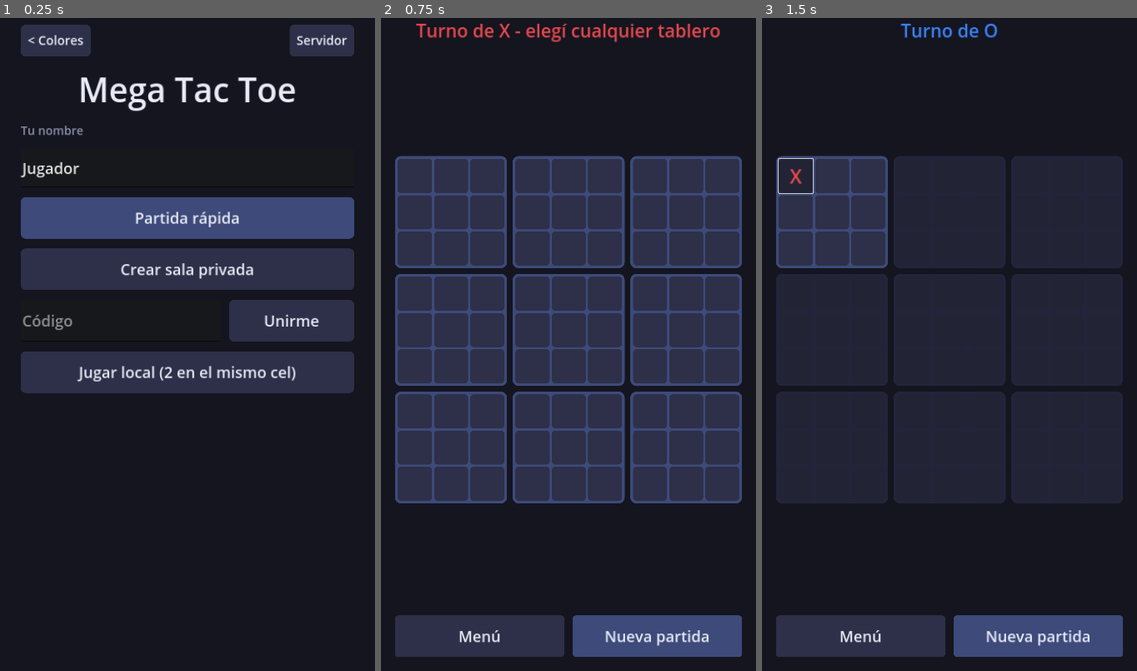
Above: before the commit, frames 1-3 (left to right).
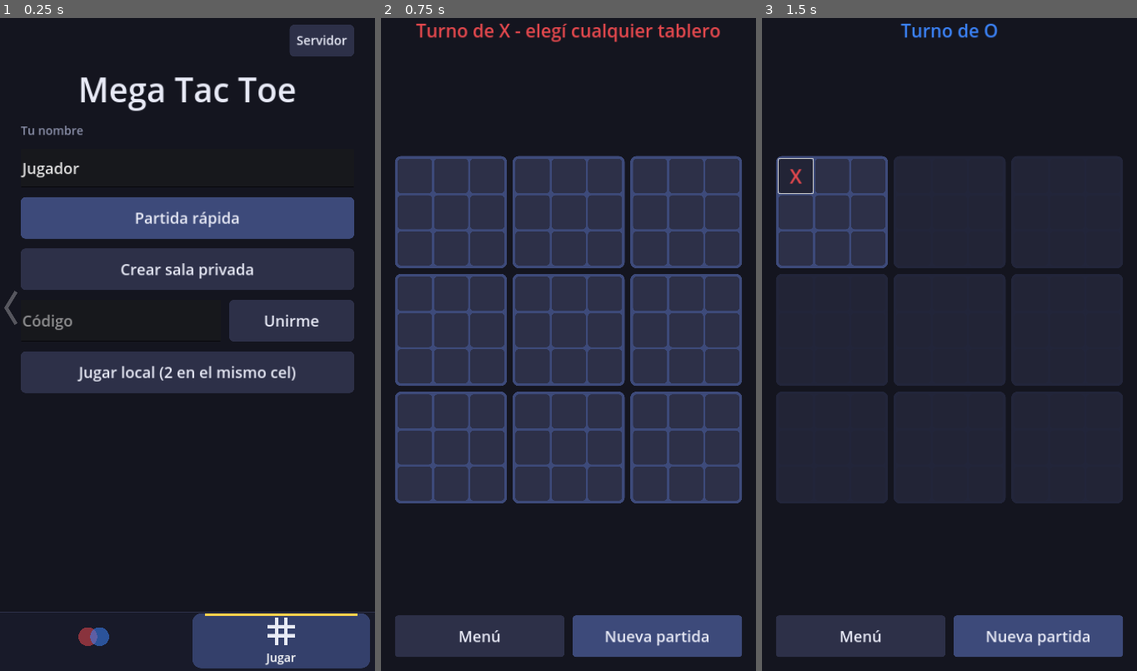
Above: after the commit, the same moments.

Repository: Danny-Carvajal/mega-tac-toe
Game: Godot game, scene res://scenes/main.tscn
Same seed, same stepped clock (60 frames per second), same inputs: the game is played once before the commit and once after it.
Inputs (mouse positions are in pixels of both pictures, inside the frame that each line leads up to):
- Up to frame 1 (0.25 s): no input
- Up to frame 2 (0.75 s): click "Jugar local (2 en el mismo ce…" at 0.5 s
- Up to frame 3 (1.5 s): click (795, 174) at 1.27 s

The runs differ from the first frame. In frame 1, 5.2% of the frame differs, in the area x 0-100%, y 1-100%; in frame 2, nothing differs; in frame 3, nothing differs.

Commit message:
Menú: barra de pestañas abajo estilo Clash Royale y flecha suave al centro, sin texto
Co-Authored-By: Claude Sonnet 5.5 <noreply@anthropic.com>
Claude-Session: https://claude.ai/code/session_01HUKyEvTFc2Kz12NC1UEzgi

Diff:
--- a/scripts/menu.gd
+++ b/scripts/menu.gd
@@ -16,6 +16,7 @@
 const COLOR_MUTED := Color("8a8fa8")
 
 const PRESETS := ["e5484d", "f97316", "facc15", "22c55e", "06b6d4", "3b82f6", "a855f7", "ec4899"]
+const NAV_HEIGHT := 170.0
 const SWIPE_START_PX := 40.0
 const SWIPE_OPEN_FRACTION := 0.3
 
@@ -36,6 +37,7 @@
 var main_page: Control
 var colors_page: Control
 var pager: Control
+var nav: NavBar
 
 var _action_buttons: Array[Button] = []
 var _swatch_x: Button
@@ -108,9 +110,19 @@
 
 	pager = Control.new()
 	pager.set_anchors_preset(Control.PRESET_FULL_RECT)
+	pager.offset_bottom = -NAV_HEIGHT
 	pager.clip_contents = true
 	add_child(pager)
 	pager.resized.connect(_layout_pages)
+
+	# Barra de pestañas de abajo (como Clash Royale): la pestaña activa sube y muestra su nombre.
+	nav = NavBar.new()
+	nav.set_anchors_preset(Control.PRESET_BOTTOM_WIDE)
+	nav.offset_top = -NAV_HEIGHT
+	nav.tab_pressed.connect(func(index: int) -> void:
+		if _taps_allowed():
+			set_colors_open(index == 0))
+	add_child(nav)
 
 	main_page = Control.new()
 	pager.add_child(main_page)
@@ -140,11 +152,6 @@
 
 	var top := HBoxContainer.new()
 	root.add_child(top)
-	var to_colors := _make_small_button("< Colores")
-	to_colors.pressed.connect(func() -> void:
-		if _taps_allowed():
-			set_colors_open(true))
-	top.add_child(to_colors)
 	var top_spacer := Control.new()
 	top_spacer.size_flags_horizontal = Control.SIZE_EXPAND_FILL
 	top.add_child(top_spacer)
@@ -205,6 +212,14 @@
 	cancel_button.pressed.connect(func() -> void: cancel_requested.emit())
 	root.add_child(cancel_button)
 
+	# Flecha suave al centro del borde izquierdo: lleva a los colores.
+	var to_colors := Chevron.new(-1)
+	to_colors.pressed.connect(func() -> void:
+		if _taps_allowed():
+			set_colors_open(true))
+	main_page.add_child(to_colors)
+	_anchor_chevron(to_colors, false)
+
 
 func _build_colors_page() -> void:
 	var root := _page_root(colors_page)
@@ -217,11 +232,6 @@
 	heading.add_theme_font_size_override("font_size", 64)
 	heading.add_theme_color_override("font_color", COLOR_TEXT)
 	top.add_child(heading)
-	var back := _make_small_button("Volver >")
-	back.pressed.connect(func() -> void:
-		if _taps_allowed():
-			set_colors_open(false))
-	top.add_child(back)
 
 	root.add_child(_caption("Elegí una pieza y cambiale el color"))
 	var swatches := HBoxContainer.new()
@@ -275,6 +285,13 @@
 		color_o = Profile.DEFAULT_O
 		_select_mark(selected_mark))
 	root.add_child(reset)
+
+	var to_main := Chevron.new(1)
+	to_main.pressed.connect(func() -> void:
+		if _taps_allowed():
+			set_colors_open(false))
+	colors_page.add_child(to_main)
+	_anchor_chevron(to_main, true)
 
 
 func _build_server_panel() -> void:
@@ -312,6 +329,19 @@
 	row.add_child(done)
 
 
+## Pega la flecha al borde (izquierdo o derecho) de su página, centrada en vertical.
+func _anchor_chevron(chevron: Control, right_edge: bool) -> void:
+	var edge := 1.0 if right_edge else 0.0
+	chevron.anchor_left = edge
+	chevron.anchor_right = edge
+	chevron.anchor_top = 0.5
+	chevron.anchor_bottom = 0.5
+	chevron.offset_left = -64.0 if right_edge else 0.0
+	chevron.offset_right = 0.0 if right_edge else 64.0
+	chevron.offset_top = -120.0
+	chevron.offset_bottom = 120.0
+
+
 func _toggle_server_panel() -> void:
 	if not _taps_allowed():
 		return
@@ -340,6 +370,8 @@
 	_page_offset = clampf(offset, 0.0, pager.size.x)
 	main_page.position.x = _page_offset
 	colors_page.position.x = _page_offset - pager.size.x
+	if nav != null:
+		nav.set_progress(1.0 - _page_offset / maxf(pager.size.x, 1.0))
 
 
 func _input(event: InputEvent) -> void:
@@ -418,6 +450,8 @@
 func _refresh_swatches() -> void:
 	_style_swatch(_swatch_x, color_x, selected_mark == "X")
 	_style_swatch(_swatch_o, color_o, selected_mark == "O")
+	nav.colors = [color_x, color_o]
+	nav.queue_redraw()
 
 
 func _make_swatch(mark: String) -> Button:
@@ -525,3 +559,88 @@
 			"disabled":
 				style.bg_color = color.darkened(0.3)
 		button.add_theme_stylebox_override(state, style)
+
+
+## Flecha chiquita y suave, sin texto, para pasar de página.
+class Chevron extends Button:
+	var dir := -1  # -1 apunta a la izquierda, 1 a la derecha
+
+	func _init(p_dir: int) -> void:
+		dir = p_dir
+		flat = true
+		focus_mode = Control.FOCUS_NONE
+		custom_minimum_size = Vector2(64, 240)
+
+	func _draw() -> void:
+		var c := size / 2.0
+		var alpha := 0.55 if get_draw_mode() == DRAW_PRESSED else 0.28
+		draw_polyline(PackedVector2Array([
+			Vector2(c.x - dir * 14.0, c.y - 46.0),
+			Vector2(c.x + dir * 14.0, c.y),
+			Vector2(c.x - dir * 14.0, c.y + 46.0)]),
+			Color(1, 1, 1, alpha), 9.0, true)
+
+
+## Barra de pestañas de abajo. `position_f` es el índice (fraccional) de la página visible,
+## así la pestaña activa se desliza junto con el dedo.
+class NavBar extends Control:
+	signal tab_pressed(index: int)
+
+	const LABELS := ["Colores", "Jugar"]
+	const BAR := Color("181a29")
+	const PILL := Color("34406b")
+	const ACCENT := Color("ffd24d")
+
+	var position_f := 1.0
+	var colors: Array = [Color("e5484d"), Color("3b82f6")]
+	var _press_index := -1
+	var _pill := StyleBoxFlat.new()
+
+	func _init() -> void:
+		custom_minimum_size = Vector2(0, 170)
+		mouse_filter = Control.MOUSE_FILTER_STOP
+		_pill.set_corner_radius_all(26)
+
+	func set_progress(value: float) -> void:
+		position_f = value
+		queue_redraw()
+
+	func _gui_input(event: InputEvent) -> void:
+		if event is InputEventMouseButton and event.button_index == MOUSE_BUTTON_LEFT:
+			var index := clampi(int(event.position.x / (size.x / LABELS.size())), 0, LABELS.size() - 1)
+			if event.pressed:
+				_press_index = index
+			else:
+				if _press_index == index:
+					tab_pressed.emit(index)
+				_press_index = -1
+
+	func _draw() -> void:
+		draw_rect(Rect2(Vector2.ZERO, size), BAR)
+		draw_line(Vector2.ZERO, Vector2(size.x, 0), Color("2d3048"), 3.0)
+		var tab_w := size.x / LABELS.size()
+		var font := ThemeDB.fallback_font
+		for i in LABELS.size():
+			var w := clampf(1.0 - absf(position_f - i), 0.0, 1.0)
+			var rect := Rect2(i * tab_w + 14.0, 8.0 - 4.0 * w, tab_w - 28.0, size.y - 16.0 + 4.0 * w)
+			_pill.bg_color = BAR.lerp(PILL, w)
+			draw_style_box(_pill, rect)
+			draw_rect(Rect2(rect.position.x + 36.0, rect.position.y, rect.size.x - 72.0, 8.0), Color(ACCENT, w))
+			var center := Vector2(rect.position.x + rect.size.x / 2.0, size.y * 0.42 - 16.0 * w)
+			var scale := 1.0 + 0.3 * w
+			var alpha := 0.55 + 0.45 * w
+			if i == 0:
+				draw_circle(center + Vector2(-17, 0) * scale, 27.0 * scale, Color(colors[0], alpha))
+				draw_circle(center + Vector2(17, 0) * scale, 27.0 * scale, Color(colors[1], alpha))
+			else:
+				var half := 30.0 * scale
+				var third := half * 2.0 / 3.0
+				var line := Color(0.91, 0.92, 0.96, alpha)
+				for k in [1, 2]:
+					var offset: float = -half + k * third
+					draw_line(center + Vector2(offset, -half), center + Vector2(offset, half), line, 7.0 * scale, true)
+					draw_line(center + Vector2(-half, offset), center + Vector2(half, offset), line, 7.0 * scale, true)
+			if w > 0.01:
+				var text_size := font.get_string_size(LABELS[i], HORIZONTAL_ALIGNMENT_LEFT, -1, 34)
+				draw_string(font, Vector2(center.x - text_size.x / 2.0, size.y - 26.0), LABELS[i],
+					HORIZONTAL_ALIGNMENT_LEFT, -1, 34, Color(1, 1, 1, w))
